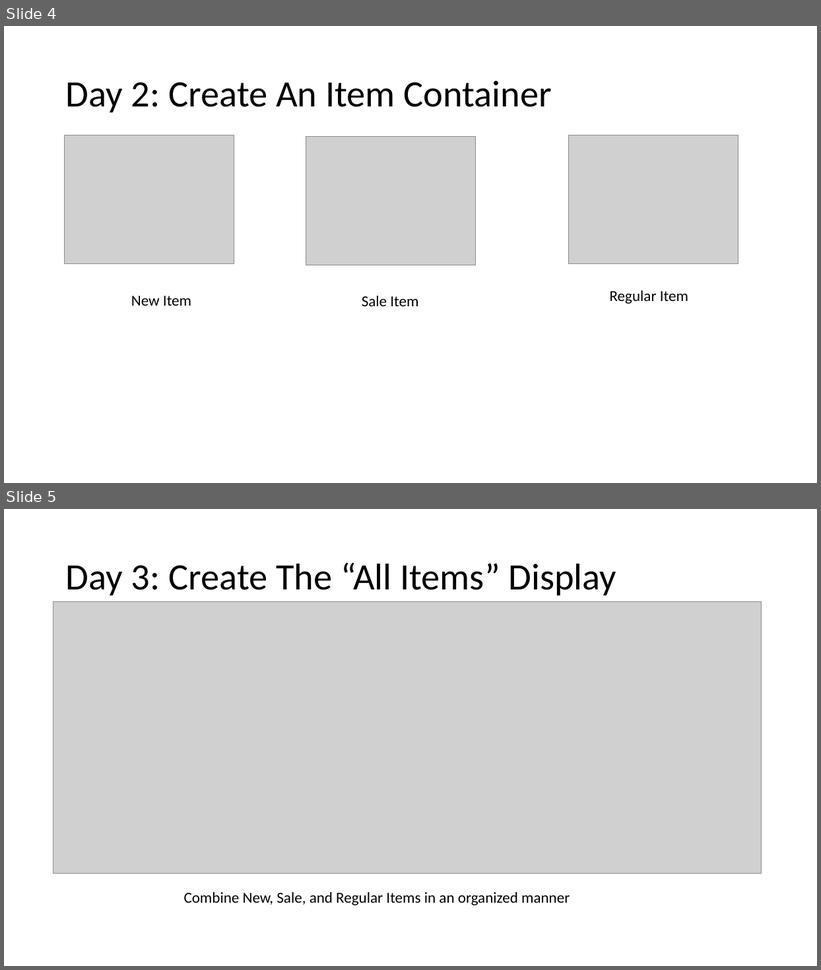
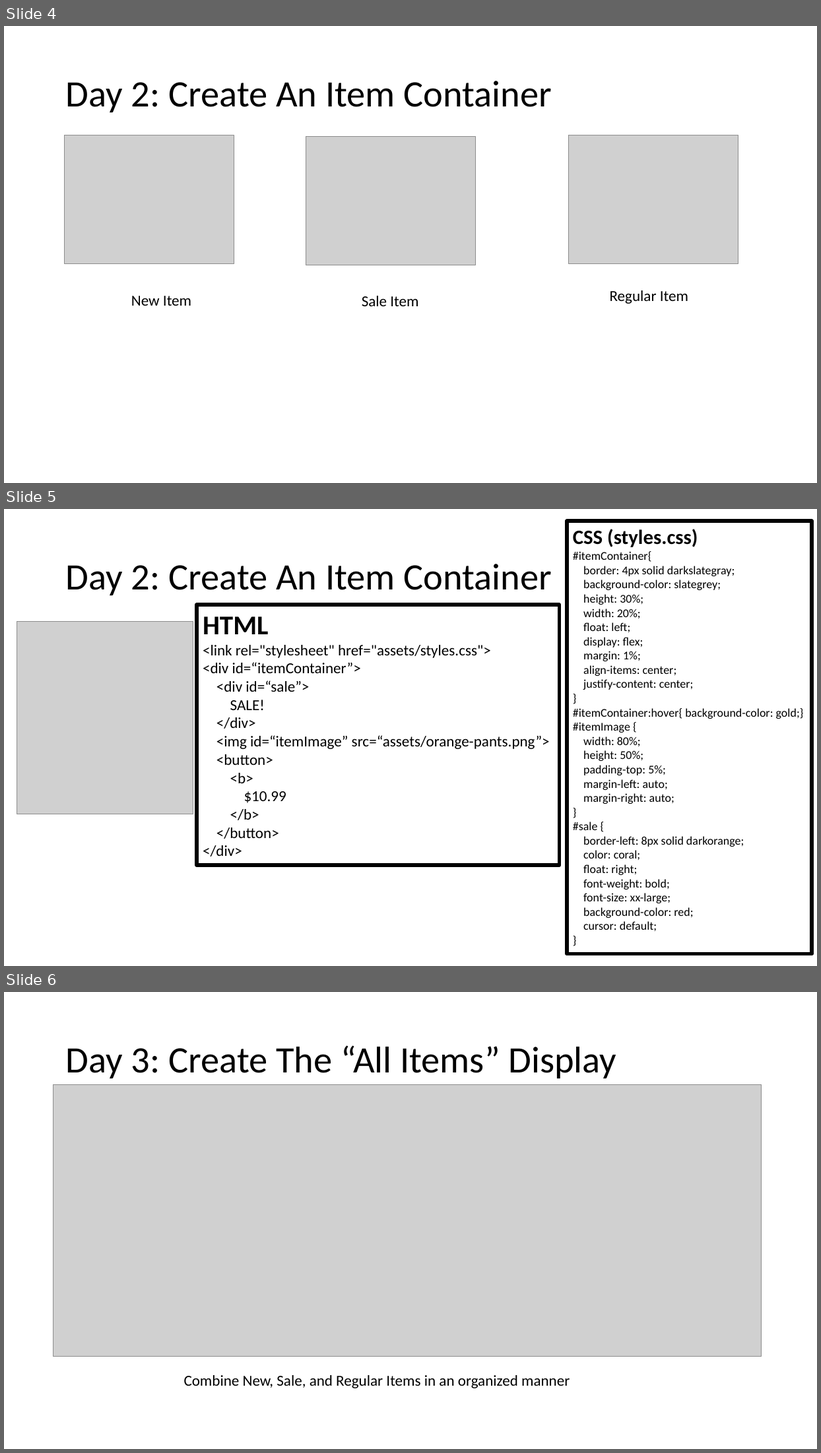
Before and after one commit to MrJoshGross/Course-Curricular-Material, a slide deck: Computer Science Discoveries/Projects/Project 3/Project 3 Checklist.pptx. Shown one above the other, each under a label of ours: slides 4 and 5 before the commit, slides 4, 5 and 6 after it. The pictures are 821x970 and 821x1453 pixels, drawn with LibreOffice and Linux fonts; fonts in the diff are those of the drawing; grey boxes stand for pictures. Boxes give left, top, right and bottom in pixels: in the first picture for what was removed or moved away, otherwise in the second. Text is boxed around its words. In the diff, an @@ line names an element or a change of style, - is before the commit and + after.

Commit message:
update day 2
show source code for image container

```diff
--- a/Computer Science Discoveries/Projects/Project 3/Project 3 Checklist.pptx
+++ b/Computer Science Discoveries/Projects/Project 3/Project 3 Checklist.pptx
@@ slide 5 added at (x1=4, y1=509, x2=817, y2=966), background #FFFFFF @@
@@ rectangle added at (x1=567, y1=521, x2=812, y2=955), outline #000000 4.5 pt, 14 pt, text #000000 @@
+CSS (styles.css)
+#itemContainer{
+border: 4px solid darkslategray;
+background-color: slategrey;
+height: 30%;
+width: 20%;
+float: left;
+display: flex;
+margin: 1%;
+align-items: center;
+justify-content: center;
+}
+#itemContainer:hover{ background-color: gold;}
+#itemImage {
+width: 80%;
+height: 50%;
+padding-top: 5%;
+margin-left: auto;
+margin-right: auto;
+}
+#sale {
+border-left: 8px solid darkorange;
+color: coral;
+float: right;
+font-weight: bold;
+font-size: xx-large;
+background-color: red;
+cursor: default;
+}
@@ title added at (x1=66, y1=564, x2=552, y2=595), 44 pt, text #000000 @@
+Day 2: Create An Item Container
@@ rectangle added at (x1=197, y1=605, x2=560, y2=865), outline #000000 4.5 pt, 18 pt, text #000000 @@
+HTML
+<link rel="stylesheet" href="assets/styles.css">
+<div id=“itemContainer”>
+<div id=“sale”>
+SALE!
+</div>
+<img id=“itemImage” src=“assets/orange-pants.png”>
+<button>
+<b>
+$10.99
+</b>
+</button>
+</div>
@@ picture added at (x1=17, y1=622, x2=193, y2=815) @@
@@ what was slide 5 is now slide 6 @@
```
Also in this commit, not shown: 1 slide changed, 1 other file.
